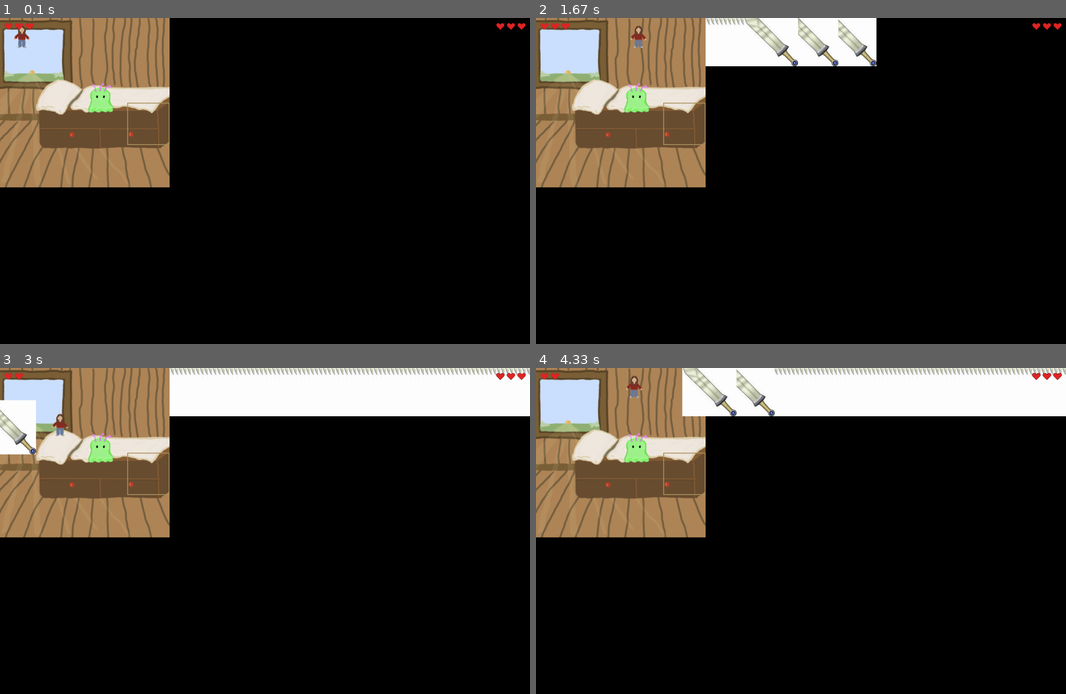
Above: before the commit, frames 1-4 (two rows, left to right).
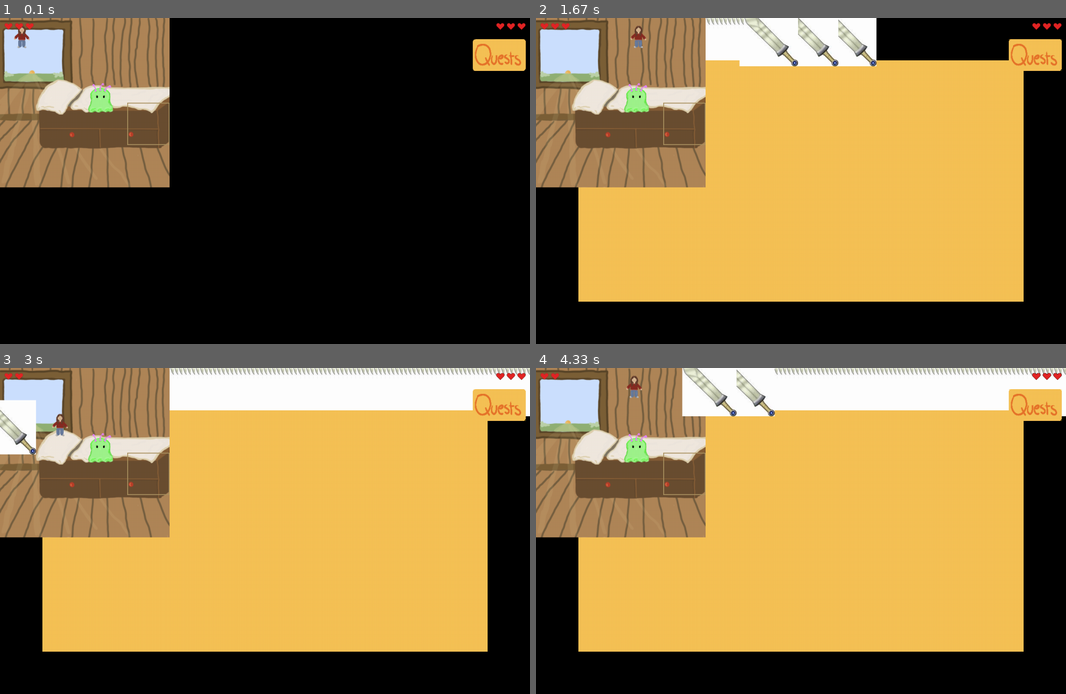
Above: after the commit, the same moments.

Repository: marinqjx-j/pygame
Game: pygame game, started from game.py
The game is run twice, just before and just after one commit, with the same random seed, the same clock (stepped at 60 frames per second) and the same inputs.
Inputs (mouse positions are in pixels of both pictures, inside the frame that each line leads up to):
- Up to frame 1 (0.1 s): no input
- Up to frame 2 (1.67 s): click (1034, 53) at 0.38 s; hold Right 0.67-1.13 s; tap Z at 0.73, 1.03, 1.23, 1.57 s; hold Up 1.17-1.47 s; hold Right from 1.5 s (still down)
- Up to frame 3 (3 s): tap Z at 1.87, 2.07, 2.37, 2.63, 2.97 s; release Right at 1.97 s; hold Left 2-2.53 s; hold Down 2.57-2.87 s; hold Left from 2.9 s (still down)
- Up to frame 4 (4.33 s): tap Z at 3.27, 3.4, 3.8, 4.1 s; release Left at 3.3 s; hold Up 3.33-3.7 s; hold Right from 3.73 s (still down)

The runs differ from the first frame. In frame 1, 1.0% of the frame differs, in the area x 89-100%, y 6-17%; in frame 2, 53%; in frame 3, 54%, in the area x 8-100%, y 6-88%; in frame 4, 54%.

Commit message:
wip display quest box

Diff:
--- a/game.py
+++ b/game.py
@@ -15,7 +15,6 @@
 
 framerate_timer = pygame.time.Clock()
 
-box = pygame.Rect(300, 200, 100, 100)
 
 # dialogue
 font = pygame.font.SysFont('Times New Roman', 20)
@@ -32,6 +31,7 @@
 knife_img = pygame.image.load("knife.png").convert_alpha()
 heart_img = pygame.image.load("heart.png").convert_alpha()
 heart_img = pygame.transform.smoothscale(heart_img, (20, 20))
+quest_button = pygame.image.load("quest_button.png").convert_alpha()
 
 rooms = [
     {
@@ -48,6 +48,8 @@
     # },
 ]
 
+is_quest_box_shown = False
+
 current_room = 0
 
 lala_lives = rooms[current_room]["lala_lives"]
@@ -88,8 +90,13 @@
 
         player_rect.right = screen_width
     else:
-
         player_rect.left = 0
+    # end def enter_room
+
+
+def display_quest_box():
+    quest_rect = pygame.Rect(100, 100, 1050, 570)
+    pygame.draw.rect(screen, (246, 194, 86), quest_rect)
 
 
 # main loop
@@ -126,6 +133,11 @@
     if player_rect.bottom > screen_height:
         player_rect.bottom = screen_height
 
+    quest_button_x = 1115
+    quest_button_y = 50
+    screen.blit(quest_button, (quest_button_x, quest_button_y))
+    mouse = pygame.mouse.get_pos()
+
     for k in knives[:]:
         k['rect'].x += k['vx']
         if k['rect'].right < 0 or k['rect'].left > screen_width:
@@ -162,6 +174,7 @@
     else:
         screen.blit(player, player_rect)
 
+    box = pygame.Rect(300, 200, 100, 100)
     pygame.draw.rect(screen, (172, 147, 98), box, width=2)
 
     # quests
@@ -217,6 +230,12 @@
                 else:
                     k_rect.right = player_rect.left
                 knives.append({'rect': k_rect, 'vx': vx})
+        elif event.type == pygame.MOUSEBUTTONDOWN:
+            if quest_button_x <= mouse[0] <= quest_button_x+125 and quest_button_y <= mouse[1] <= quest_button_y+75:
+                is_quest_box_shown = not is_quest_box_shown
+
+        if is_quest_box_shown:
+            display_quest_box()
 
     pygame.display.update()
 
Binary file added: quest_button.png
